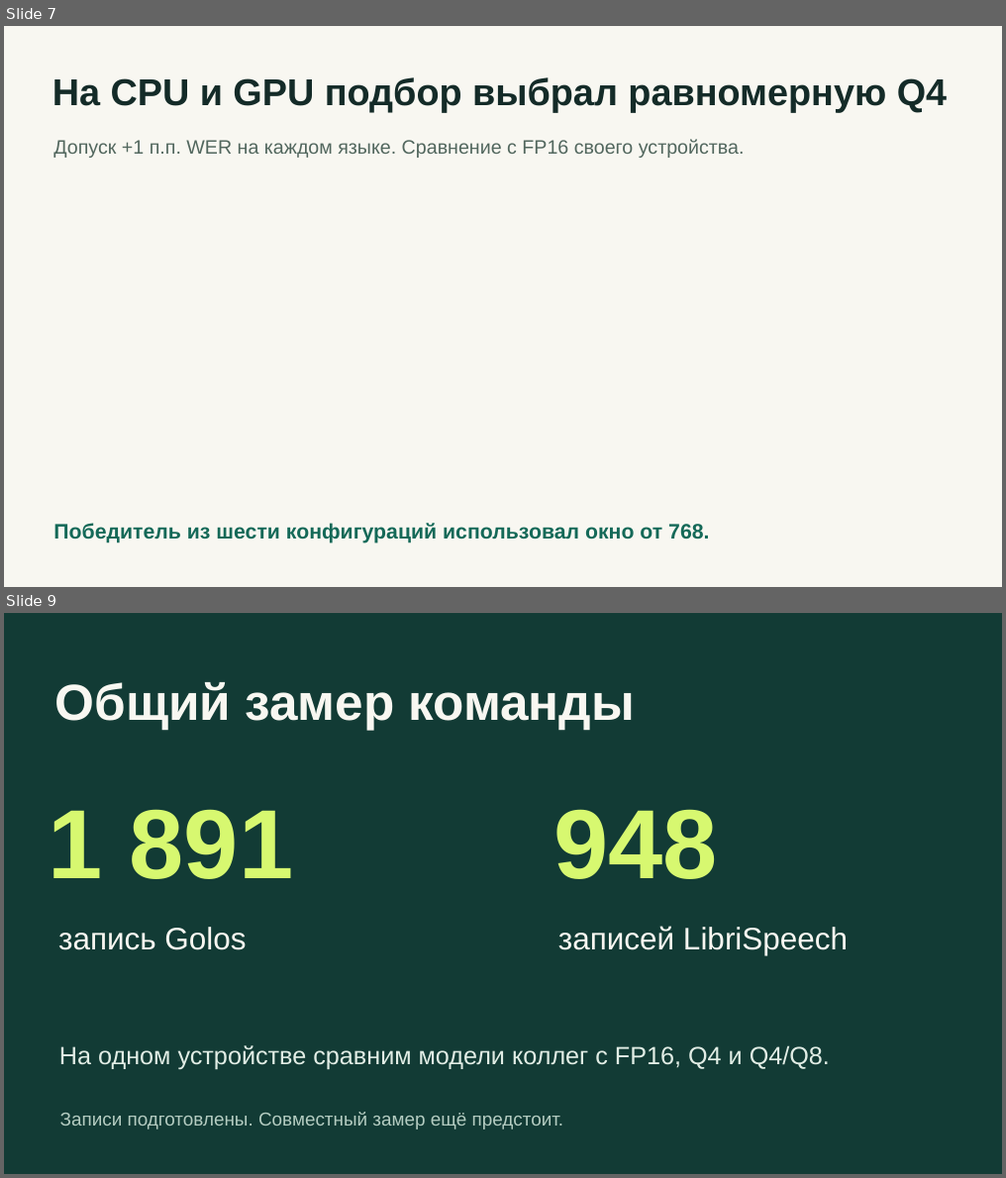
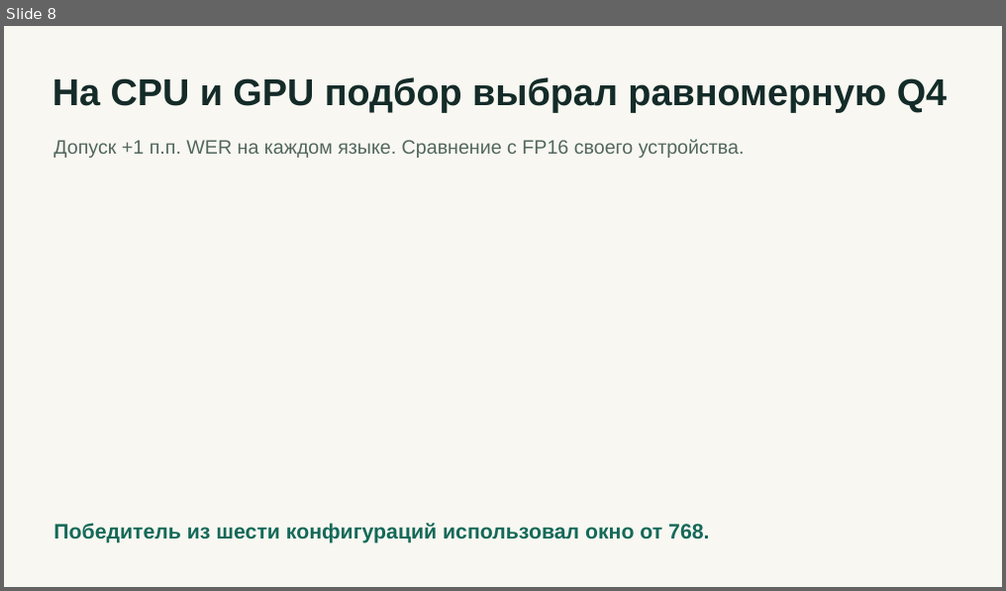
Before and after one commit to mnenadoeloo/EDLM_Whisper_Boost, a slide deck: results/whisper-small.pptx. Shown one above the other, each under a label of ours: slides 7 and 9 before the commit, slide 8 after it; the slides between them are not shown. The pictures are 1006x1178 and 1006x591 pixels, drawn with LibreOffice and Linux fonts; fonts in the diff are those of the drawing. Boxes give left, top, right and bottom in pixels: in the first picture for what was removed or moved away, otherwise in the second. Text is boxed around its words. In the diff, an @@ line names an element or a change of style, - is before the commit and + after.

```diff
--- a/results/whisper-small.pptx
+++ b/results/whisper-small.pptx
@@ slide 9 removed at box(4, 613, 1002, 1174), background #123B35 @@
@@ text removed at box(55, 682, 635, 730) @@
-Общий замер команды
@@ text removed at box(48, 809, 294, 879) @@
-1 891
@@ text removed at box(553, 809, 718, 879) @@
-948
@@ text removed at box(58, 927, 246, 951) @@
-запись Golos
@@ text removed at box(558, 926, 847, 956) @@
-записей LibriSpeech
@@ text removed at box(59, 1046, 830, 1070) @@
-На одном устройстве сравним модели коллег с FP16, Q4 и Q4/Q8.
@@ text removed at box(60, 1112, 564, 1130) @@
-Записи подготовлены. Совместный замер ещё предстоит.
@@ what was slide 7 is now slide 8 @@
```
Also in this commit, not shown: 4 slides changed, 6 slides added, 1 other slide removed, 16 other files.
